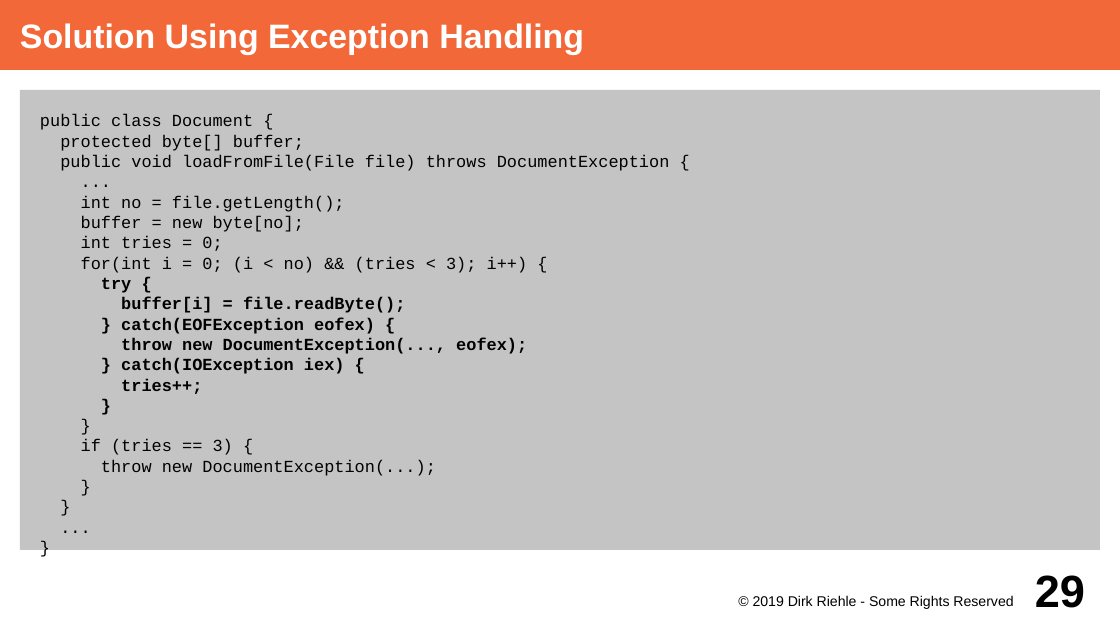
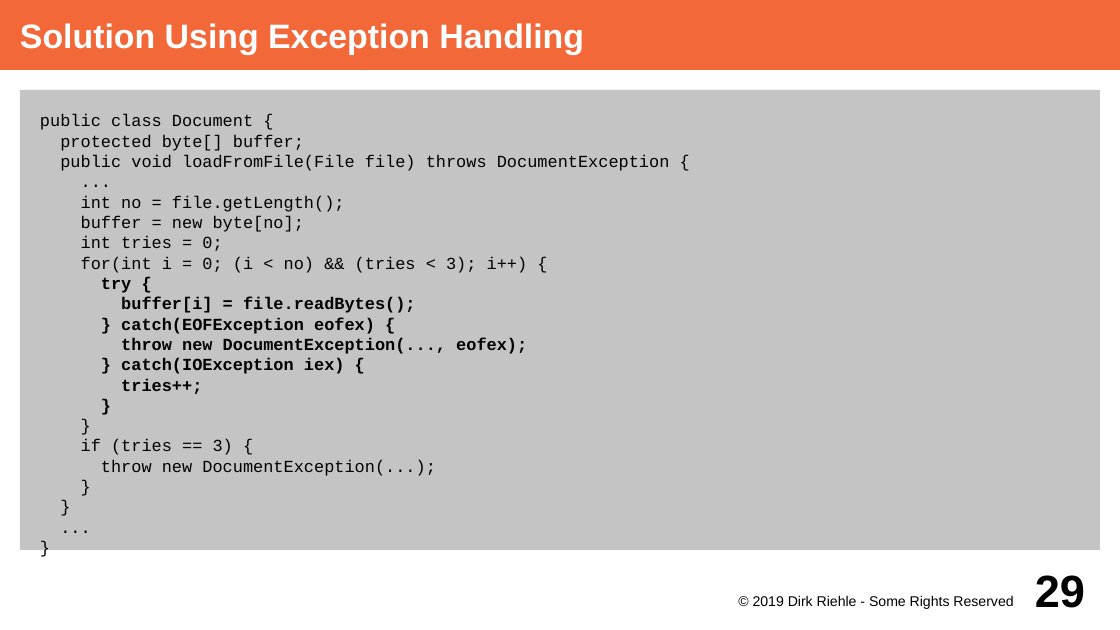
Before and after one commit to dirkriehle/adap-course, a slide deck: slide 29 of Lecture Slides/ADAP C06 - Error Handling.odp. Drawn at 1120x630 pixels with LibreOffice and Linux fonts; fonts in the diff are those of the drawing. Boxes give left, top, right and bottom in pixels: in the first picture for what was removed or moved away, otherwise in the second. Text is boxed around its words. In the diff, an @@ line names an element or a change of style, - is before the commit and + after.

```diff
--- a/Lecture Slides/ADAP C06 - Error Handling.odp
+++ b/Lecture Slides/ADAP C06 - Error Handling.odp
@@ text at (x1=121, y1=297, x2=416, y2=313): text changed @@
-buffer[i] = file.readByte();
+buffer[i] = file.readBytes();
```
Also in this commit, not shown: 4 other slides changed, 3 other files.
